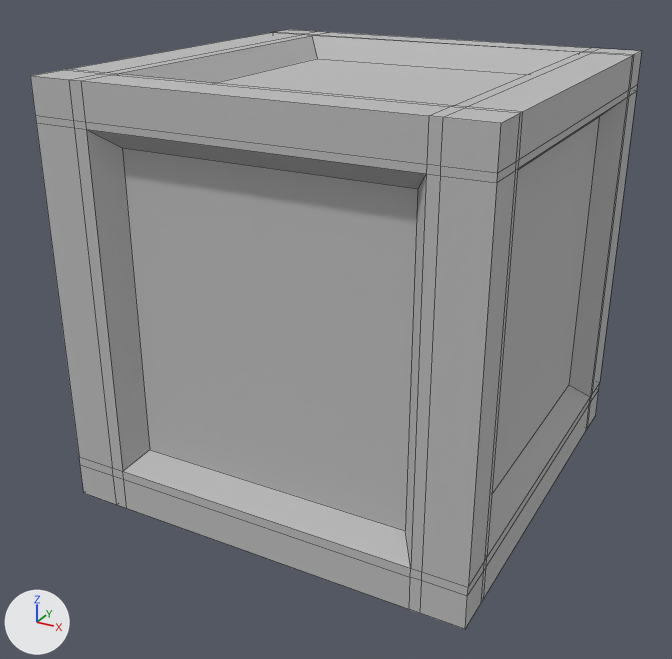
Before and after pictures for a commit that changed the OBJ model AmazonSimulator VS/wwwroot/models/Crate.obj.
Rendered twice from a camera (50 mm lens) standing at (0.978, -1.901, 1.288) and looking at (-0.026, -0.076, 0.376). The lights are fixed; the arrows at lower left show +X, +Y and +Z. Mesh edges are drawn as thin lines. Where no turn or scale is listed for an object, it has been applied to the vertices.

Names of what the first picture shows: 'Crate'.
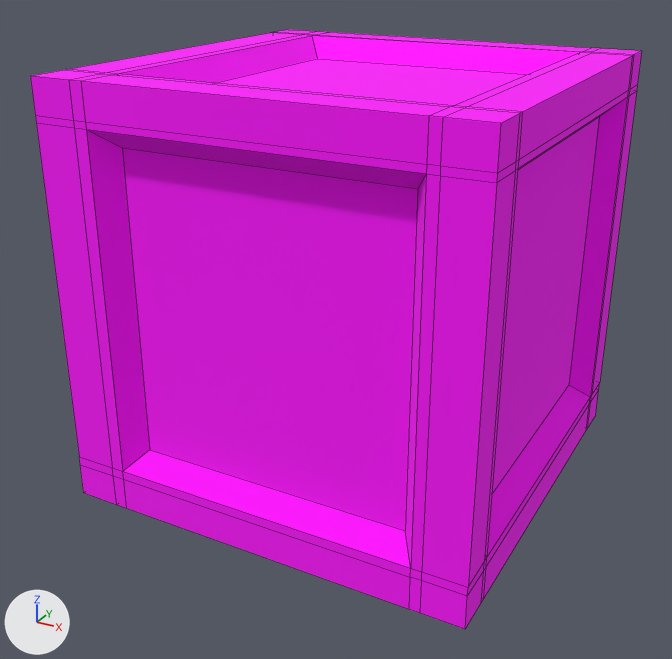
What changed in the scene script:
```text
Add img_crate_txt_png:
    img_crate_txt_png = load_image('Crate_txt.png', '../textures/Materials/Crate_txt.png', 1024, 1024, 'sRGB')
Change mat_crate_shader:
    remove mat_crate_shader.base_color = (0.5, 0.5, 0.5)  # grey #bcbcbc
    add mat_crate_shader.texture = img_crate_txt_png
```

Where the change shows, as pixel boxes [x1, y1, x2, y2] in the pictures (672 x 659 px):
'Crate', surface changed (grey to pink): [30, 30, 642, 629] in both
